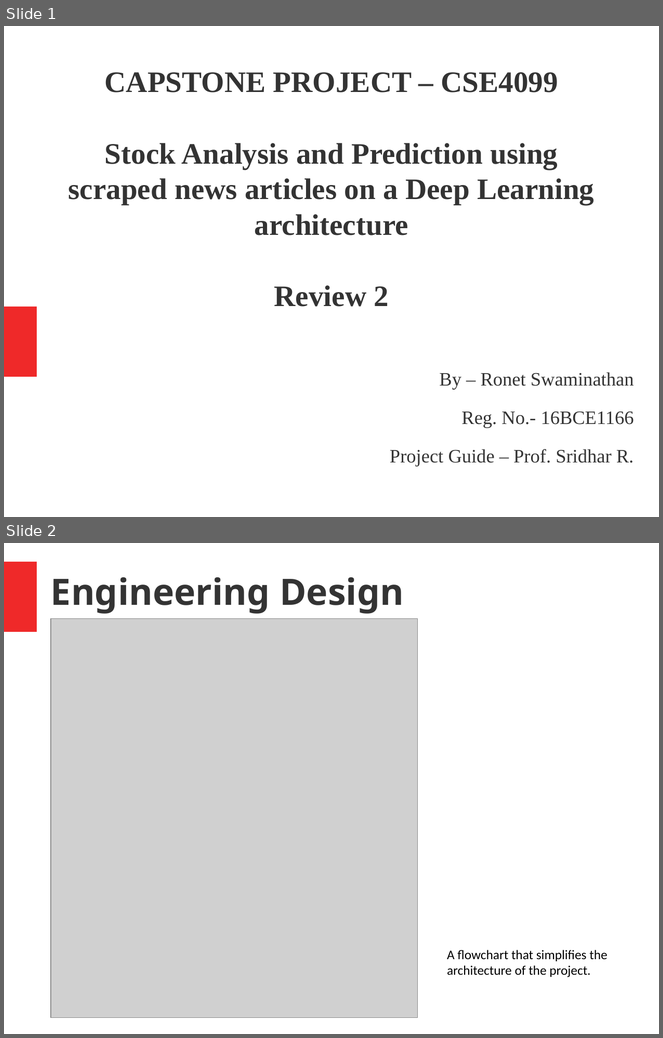
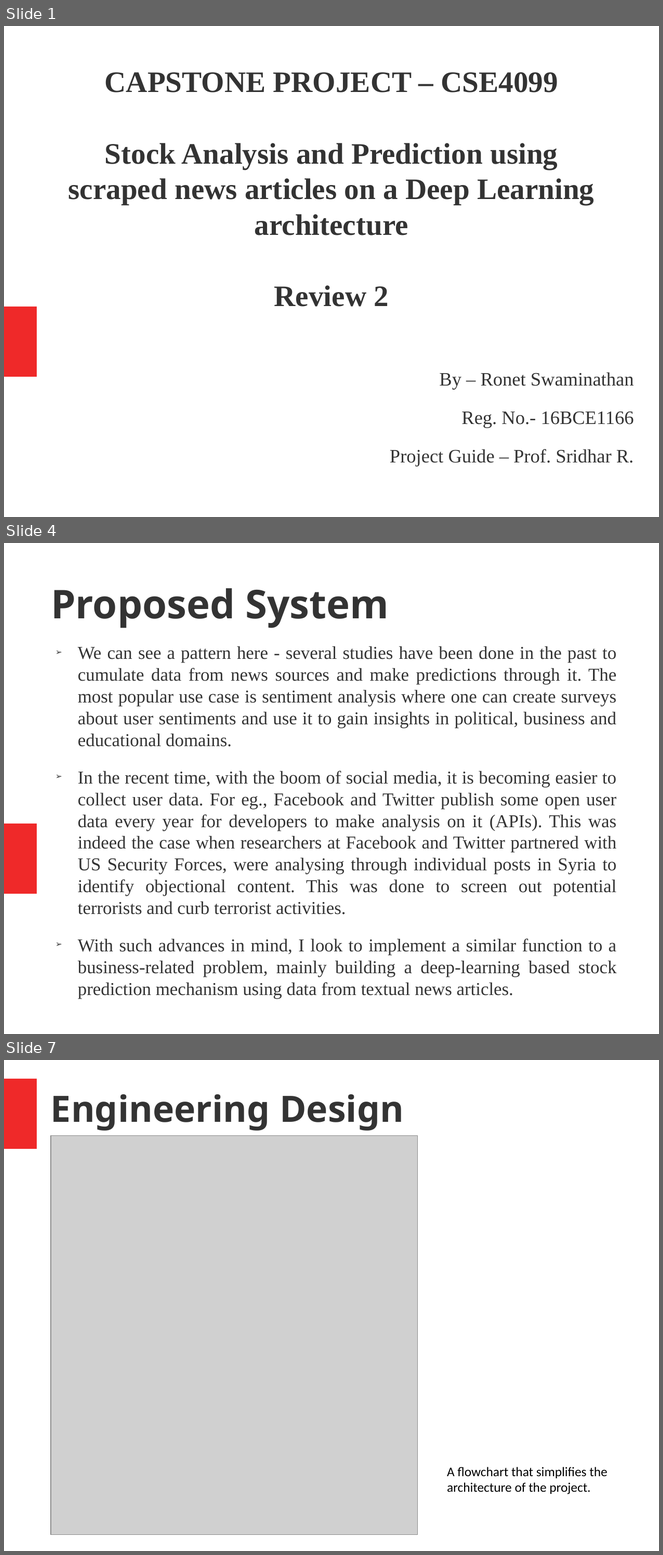
Before and after one commit to Ronet05/Stock-Market-Prediction-using-text-news-on-Deep-Learning-Architecture, a slide deck: Review 2.pptx. Shown one above the other, each under a label of ours: slides 1 and 2 before the commit, slides 1, 4 and 7 after it; the slides between them are not shown. The pictures are 663x1038 and 663x1555 pixels, drawn with LibreOffice and Linux fonts; fonts in the diff are those of the drawing; grey boxes stand for pictures. Boxes give left, top, right and bottom in pixels: in the first picture for what was removed or moved away, otherwise in the second. Text is boxed around its words. In the diff, an @@ line names an element or a change of style, - is before the commit and + after.

```diff
--- a/Review 2.pptx
+++ b/Review 2.pptx
@@ slide 4 added at (4, 543, 659, 1034), background #FFFFFF; not listed: 1 template element that a slide beside it also shows @@
@@ title added at (51, 588, 389, 628), 48 pt, text #333333, bold @@
+Proposed System
@@ text added at (78, 646, 617, 999), 22 pt, text #333333 @@
+➢ We can see a pattern here - several studies have been done in the past to cumulate data from news sources and make predictions through it. The most popular use case is sentiment analysis where one can create surveys about user sentiments and use it to gain insights in political, business and educational domains.
+➢ In the recent time, with the boom of social media, it is becoming easier to collect user data. For eg., Facebook and Twitter publish some open user data every year for developers to make analysis on it (APIs). This was indeed the case when researchers at Facebook and Twitter partnered with US Security Forces, were analysing through individual posts in Syria to identify objectional content. This was done to screen out potential terrorists and curb terrorist activities.
+➢ With such advances in mind, I look to implement a similar function to a business-related problem, mainly building a deep-learning based stock prediction mechanism using data from textual news articles.
@@ what was slide 2 is now slide 7 @@
```
Also in this commit, not shown: 2 slides changed, 5 other slides added, 4 other files.
